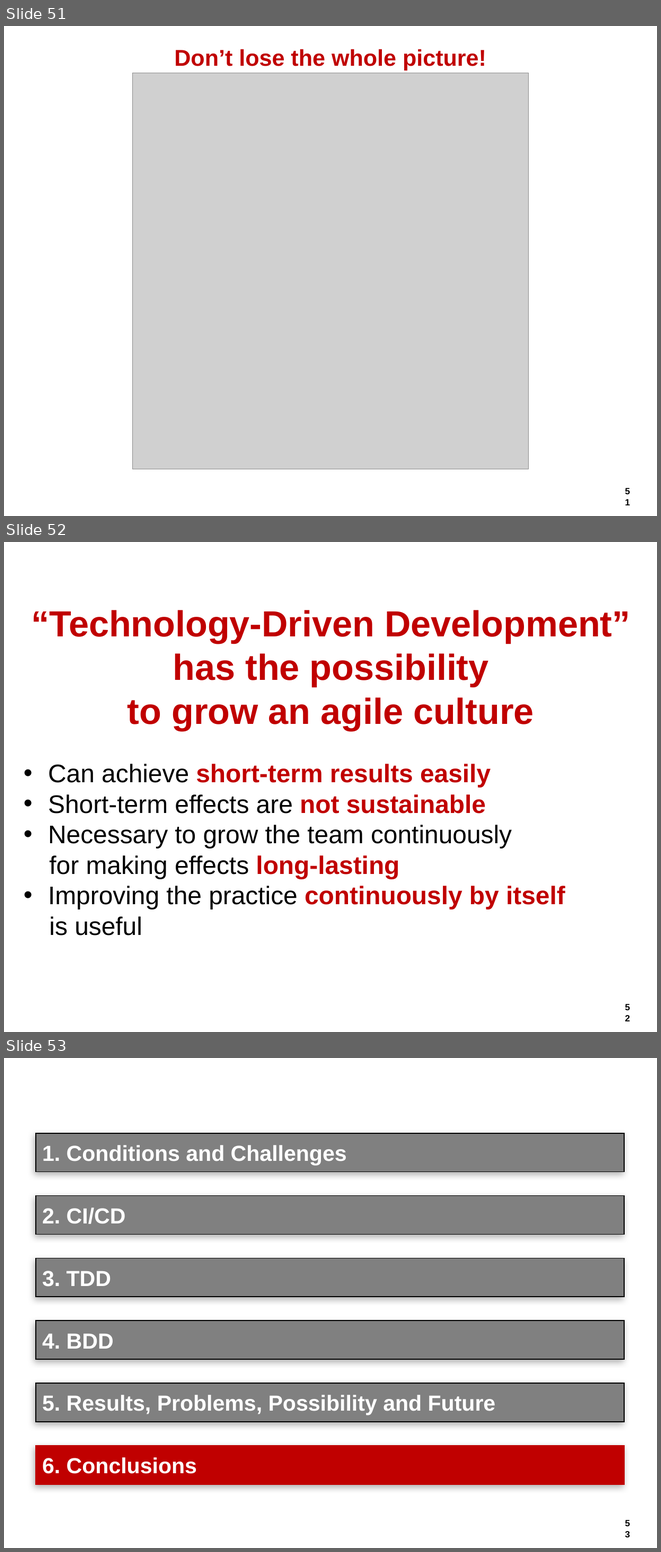
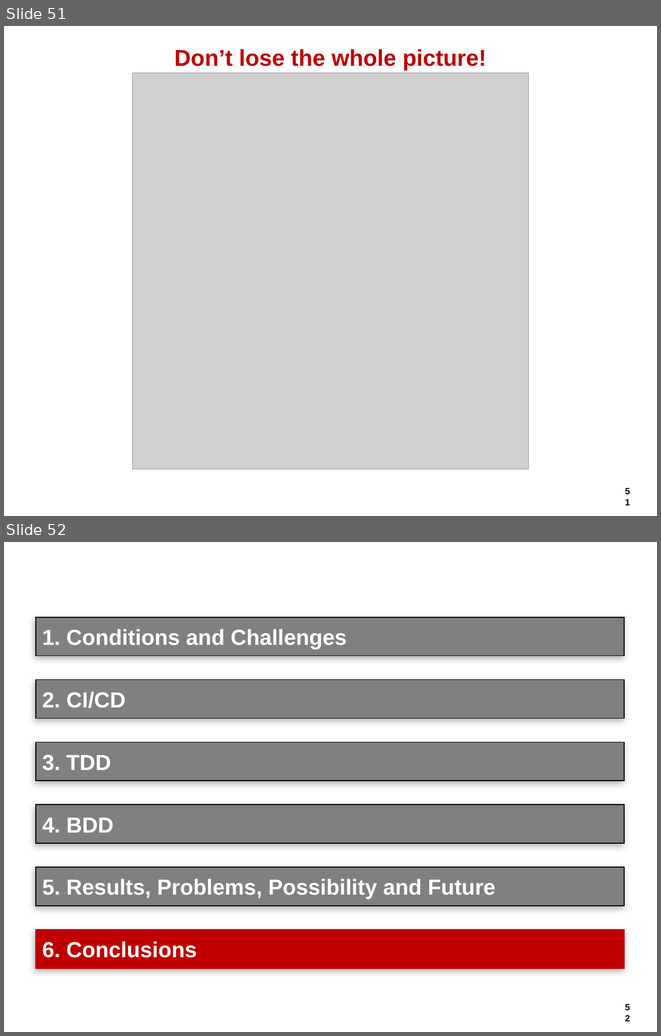
Before and after one commit to hageyahhoo/agile2014, a slide deck: presentations/TechnologyDrivenDevelopment.pptx. Shown one above the other, each under a label of ours: slides 51, 52 and 53 before the commit, slides 51 and 52 after it. The pictures are 661x1552 and 661x1036 pixels, drawn with LibreOffice and Linux fonts; fonts in the diff are those of the drawing; grey boxes stand for pictures; background and template pictures are left out. Boxes give left, top, right and bottom in pixels: in the first picture for what was removed or moved away, otherwise in the second. Text is boxed around its words. In the diff, an @@ line names an element or a change of style, - is before the commit and + after.

```diff
--- a/presentations/TechnologyDrivenDevelopment.pptx
+++ b/presentations/TechnologyDrivenDevelopment.pptx
@@ slide 52 removed at (4, 542, 657, 1032), background #FFFFFF; not listed: 1 template element that a slide beside it also shows @@
@@ text removed at (31, 610, 630, 730) @@
-“Technology-Driven Development”
-has the possibility
-to grow an agile culture
@@ text removed at (48, 764, 565, 935) @@
-• Can achieve short-term results easily
-• Short-term effects are not sustainable
-• Necessary to grow the team continuously
-for making effects long-lasting
-• Improving the practice continuously by itself
-is useful
@@ what was slide 53 is now slide 52 @@
```
Also in this commit, not shown: 1 slide added, 1 other slide removed.
